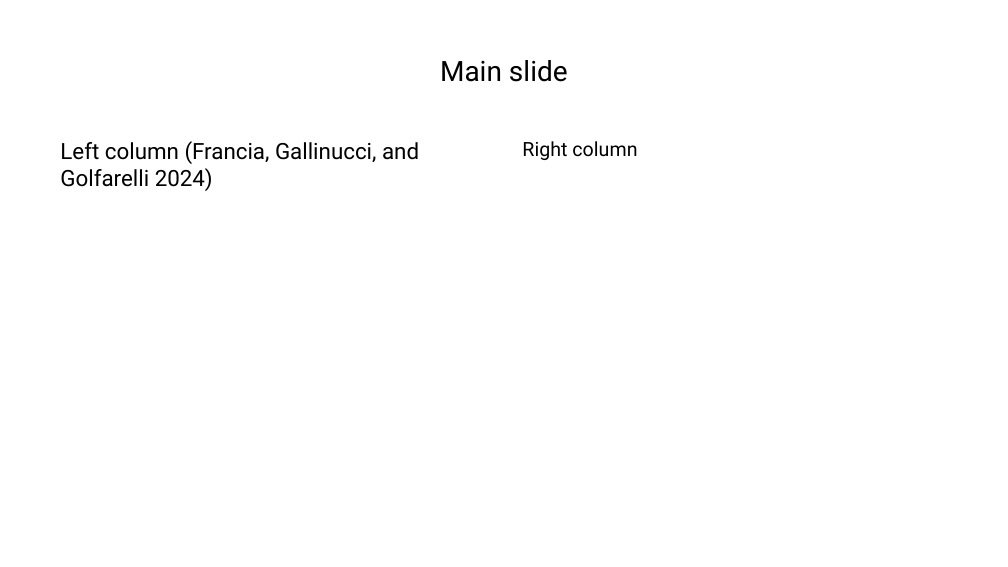
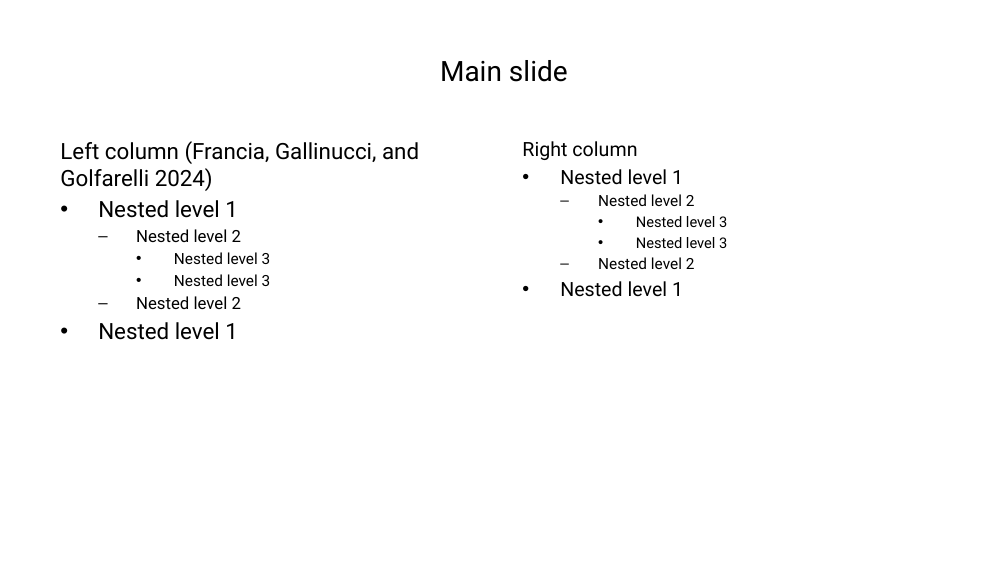
Before and after one commit to w4bo/slides-markdown, a slide deck: slide 2 of prova.pptx. Drawn at 1008x567 pixels with LibreOffice and Linux fonts; fonts in the diff are those of the drawing. Boxes give left, top, right and bottom in pixels: in the first picture for what was removed or moved away, otherwise in the second. Text is boxed around its words. In the diff, an @@ line names an element or a change of style, - is before the commit and + after.

```diff
--- a/prova.pptx
+++ b/prova.pptx
@@ text at [560, 169, 727, 297]: paragraphs added @@
+• Nested level 1
+  – Nested level 2
+    • Nested level 3
+    • Nested level 3
+  – Nested level 2
+• Nested level 1
@@ text at [98, 200, 271, 340]: paragraphs added @@
+• Nested level 1
+  – Nested level 2
+    • Nested level 3
+    • Nested level 3
+  – Nested level 2
+• Nested level 1
```
Also in this commit, not shown: 2 other files.
